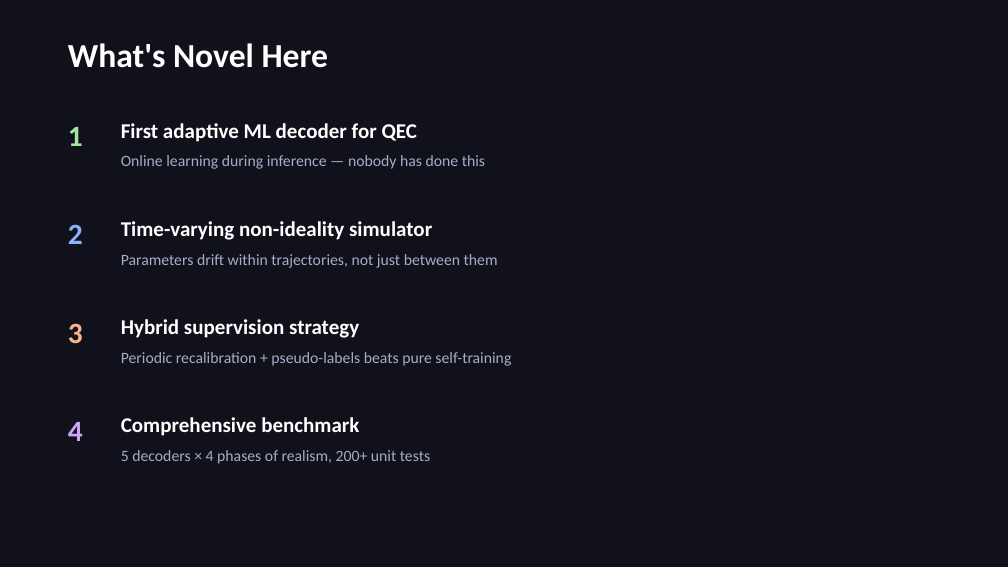
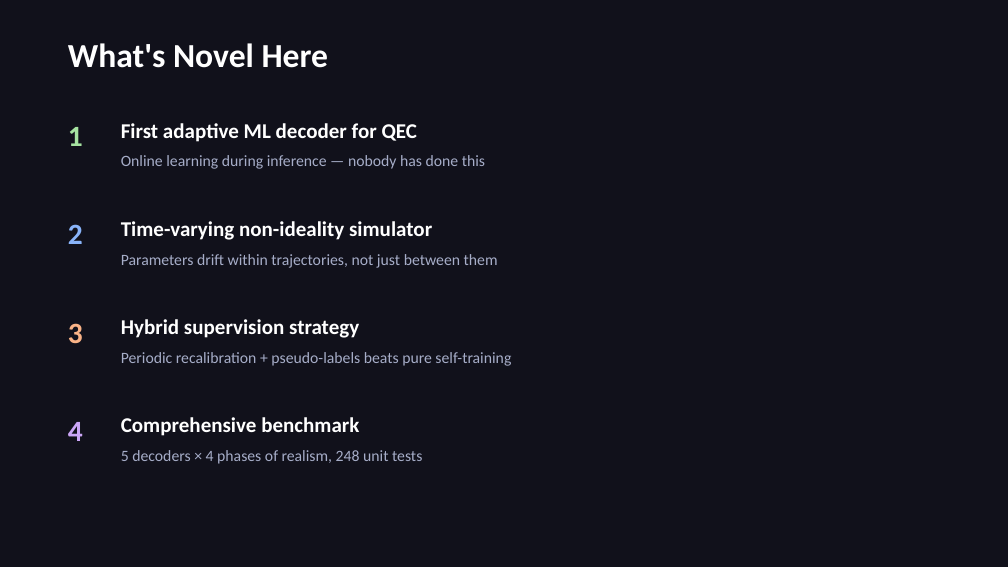
Before and after one commit to pkarakala/cqec-ml-decoder, a slide deck: slide 16 of presentation/adaptive_qec_slides.pptx. Drawn at 1008x567 pixels with LibreOffice and Linux fonts; fonts in the diff are those of the drawing. Boxes give left, top, right and bottom in pixels: in the first picture for what was removed or moved away, otherwise in the second. Text is boxed around its words. In the diff, an @@ line names an element or a change of style, - is before the commit and + after.

```diff
--- a/presentation/adaptive_qec_slides.pptx
+++ b/presentation/adaptive_qec_slides.pptx
@@ text at [121, 450, 422, 464]: text changed @@
-5 decoders × 4 phases of realism, 200+ unit tests
+5 decoders × 4 phases of realism, 248 unit tests
```
Also in this commit, not shown: 1 other slide changed, 2 other files.
